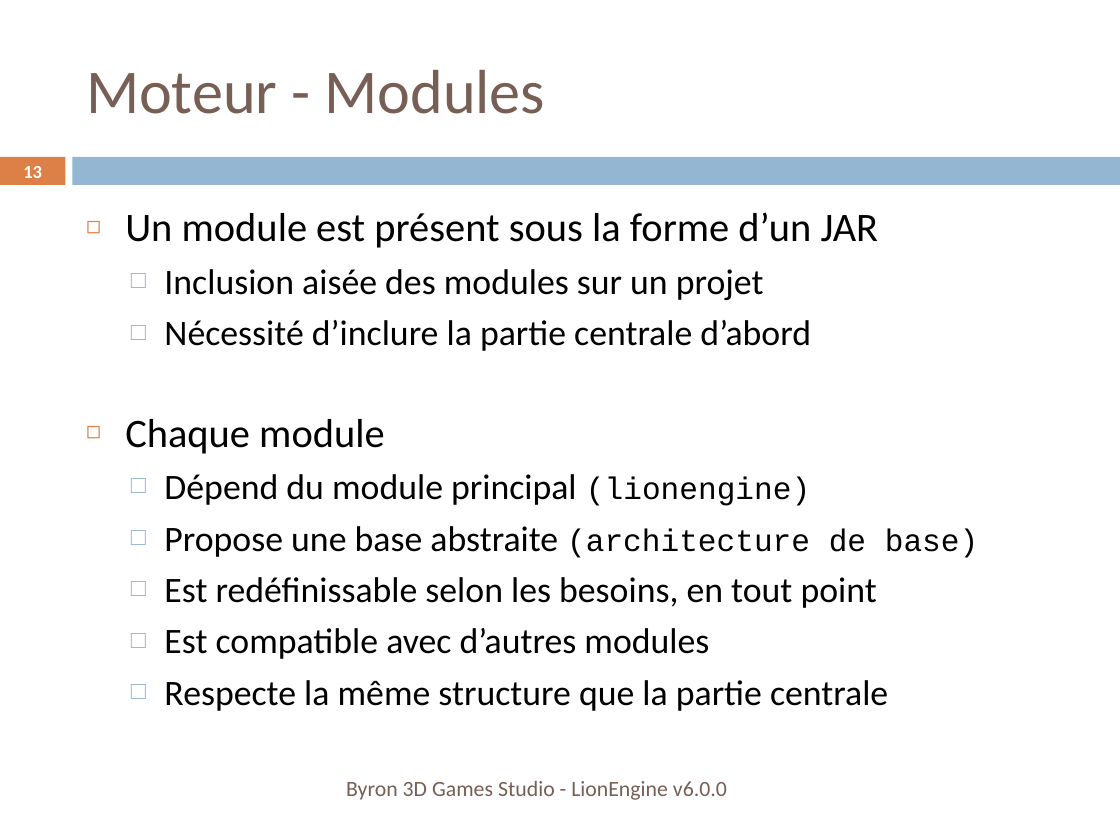
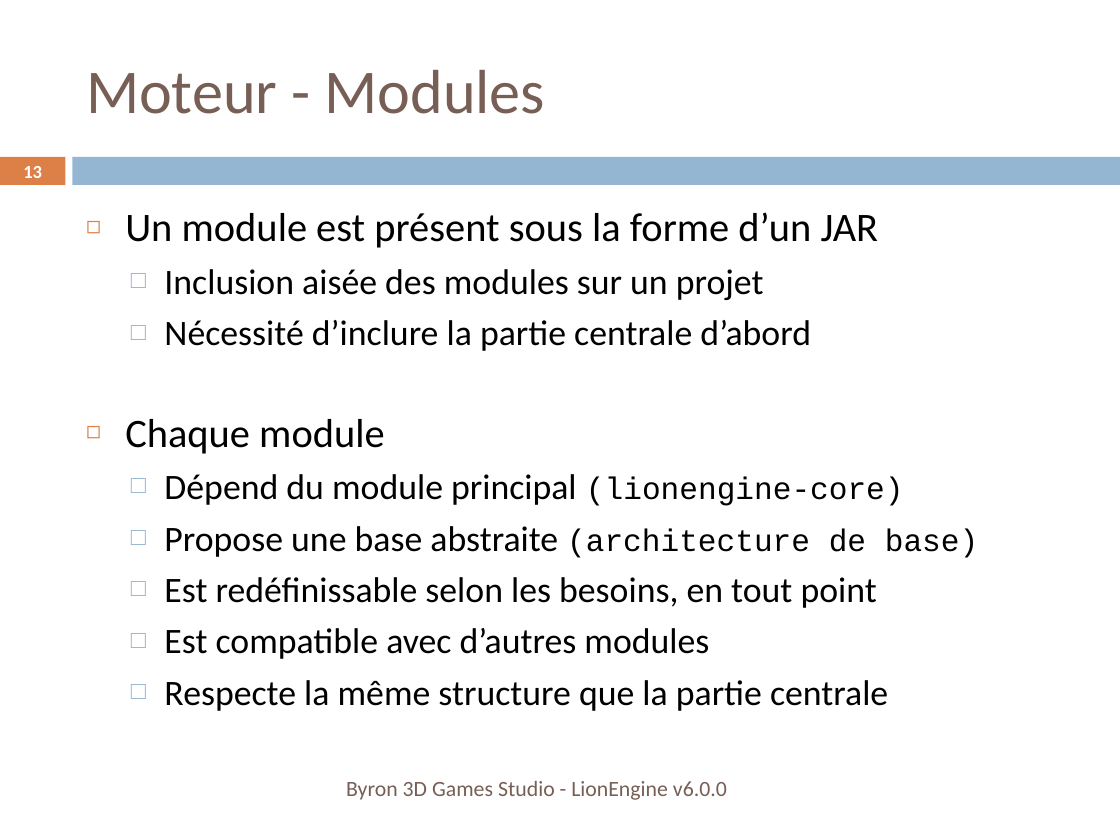
Before and after one commit to b3dgs/lionengine, a slide deck: slide 13 of doc/src/lionengine.pptx. Drawn at 1120x840 pixels with LibreOffice and Linux fonts; fonts in the diff are those of the drawing. Boxes give left, top, right and bottom in pixels: in the first picture for what was removed or moved away, otherwise in the second. Text is boxed around its words. In the diff, an @@ line names an element or a change of style, - is before the commit and + after.

```diff
--- a/doc/src/lionengine.pptx
+++ b/doc/src/lionengine.pptx
@@ text at box(164, 474, 904, 506): text changed @@
-  □ Dépend du module principal (lionengine)
+  □ Dépend du module principal (lionengine-core)
```
Also in this commit, not shown: 14 other slides changed, 12 slides added, 48 other files.
